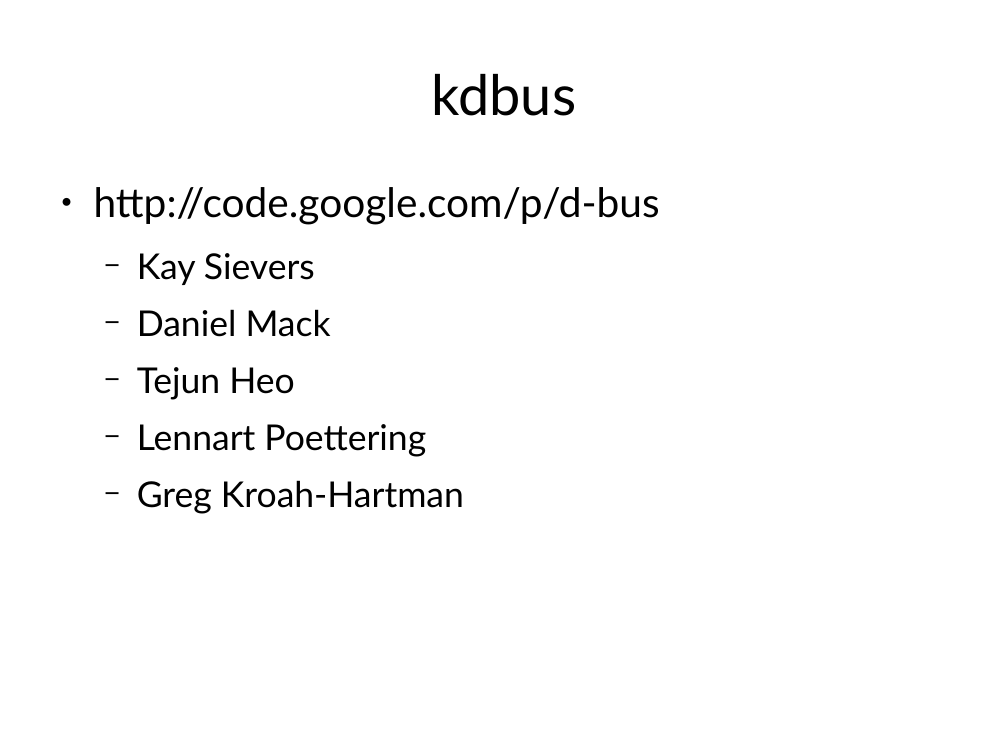
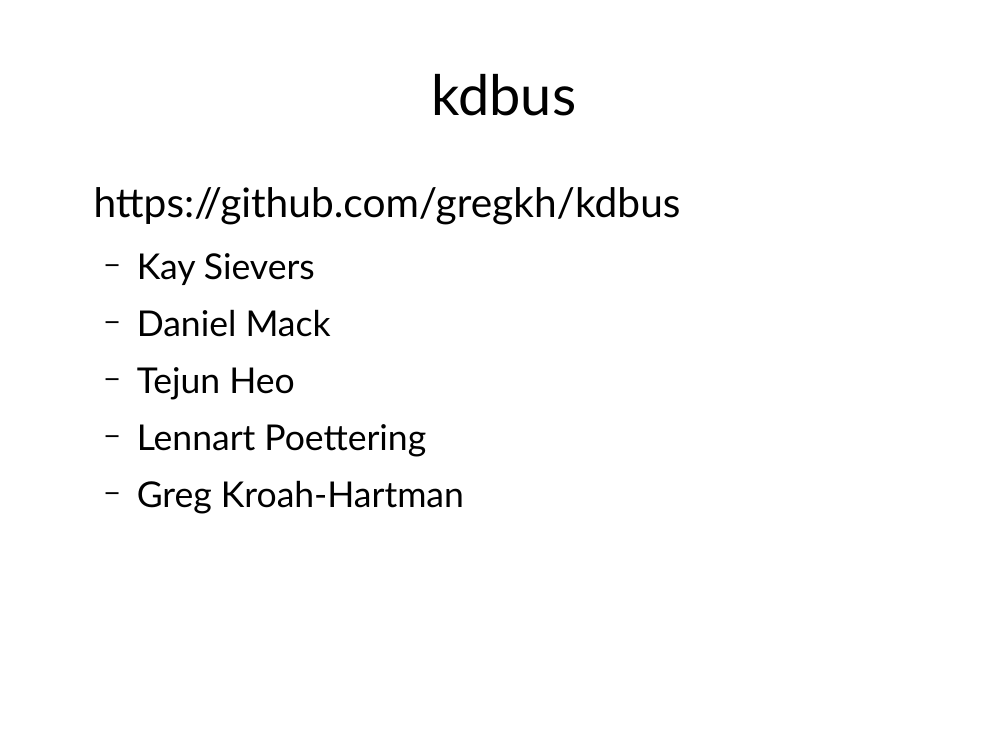
Before and after one commit to gregkh/presentation-kdbus, a slide deck: slide 22 of kdbus.odp. Drawn at 1008x756 pixels with LibreOffice and Linux fonts; fonts in the diff are those of the drawing. Boxes give left, top, right and bottom in pixels: in the first picture for what was removed or moved away, otherwise in the second. Text is boxed around its words. In the diff, an @@ line names an element or a change of style, - is before the commit and + after.

```diff
--- a/kdbus.odp
+++ b/kdbus.odp
@@ text at box(94, 187, 681, 225): text changed @@
-● http://code.google.com/p/d-bus
+https://github.com/gregkh/kdbus
```
Also in this commit, not shown: 7 other slides changed, 2 slides removed.
